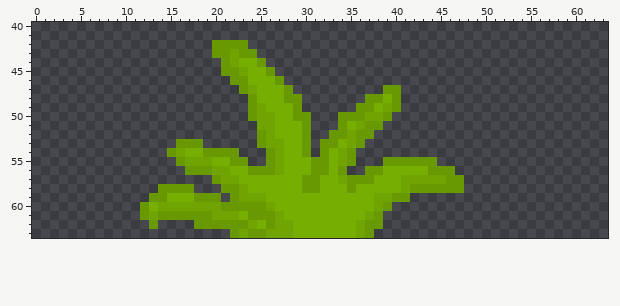
A pixel-art file gets an edit: colorpallete/biome/main/earth/ground/grass1.ase. The picture above was drawn from the file before the commit.
64x64 pixels, 1 frame. Shown: x 0..63, y 40..63.
New version:
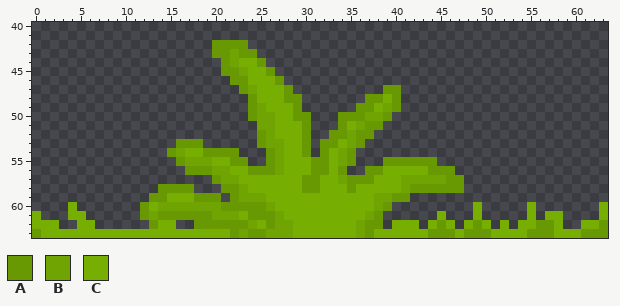
Palette (. is transparent): A #689902  B #70a402  C #76ae02
Change:
Colour A is added in row 62 at x 45, 49, 56 to 57 and 63; in row 63 at x 0, 44 to 46, 48 to 50, 55 to 57 and 61 to 63.
Colour C is added in row 60 at x 4, 49, 55 and 63; in row 61 at x 0, 4 to 5, 45, 49, 55, 57 to 58 and 63; in row 62 at x 0 to 2, 5 to 6, 14 to 15, 40 to 42, 44, 46, 48, 50, 52, 54 to 55, 58 and 61 to 62; in row 63 at x 1 to 21, 38 to 43, 47, 51 to 54 and 58 to 60.
Where, in picture pixels (left, top, right, bottom), the same in both pictures:
added: (32, 202, 230, 238)
added: (374, 202, 608, 238)
